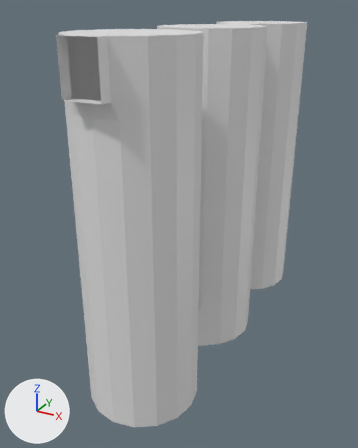
Before and after pictures for a commit that changed the FBX model Assets/Models/LevelChunks/TubeSeries.fbx.
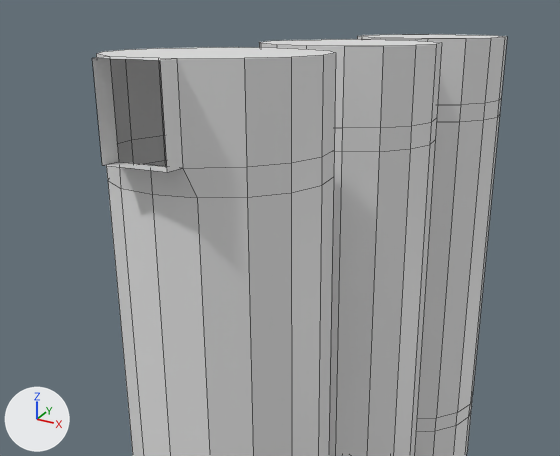
Each version appears first whole from a 50 mm camera at (106.0, -320.0, 169.0) aimed at (-10.0, -110.0, 64.0), and next in a close-up on the part from 0% to 95% of the width and 0% to 62% of the height. The lights are fixed; the arrows at lower left show +X, +Y and +Z. The close-ups show mesh edges as thin lines.

The first close-up shows 'tubeSeries'.
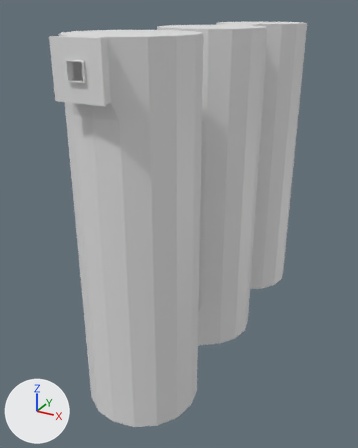
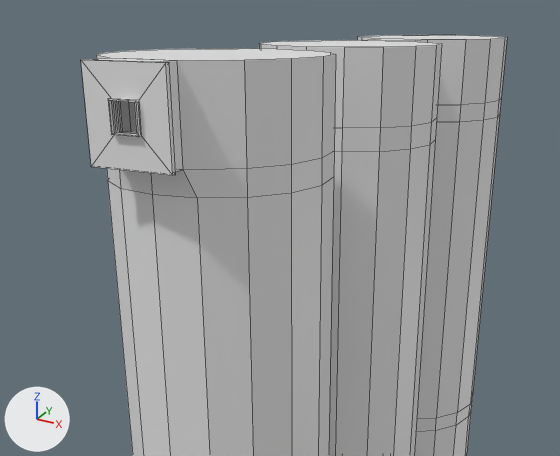
What differs and where, as boxes [x1, y1, x2, y2] in the close-ups (560 x 456 px):
'tubeSeries', reshaped
    before: [92, 34, 507, 456]
    after: [81, 35, 507, 456]
part 1 of me_cube_003, added
    after: [81, 59, 176, 175]

Edits to the bpy script that builds the scene:
```text
Change me_cube_003:
    used by ob_tubeseries; location = (0.0, 0.0, 0.0)
    remove me_cube_003.from_pydata(...)  # 296 vertices, 250 faces; spans x -26.0..25.0, y -193.0..0.0, z 0.0..160.0
    add me_cube_003.from_pydata(...)  # 376 vertices, 330 faces; spans x -26.0..25.0, y -195.0..2.0, z 0.0..160.0
    me_cube_003 part 1: a new loose piece of 40 vertices spanning x -10.0..10.0, y -195.0..-192.0, z 140.0..160.0
```
